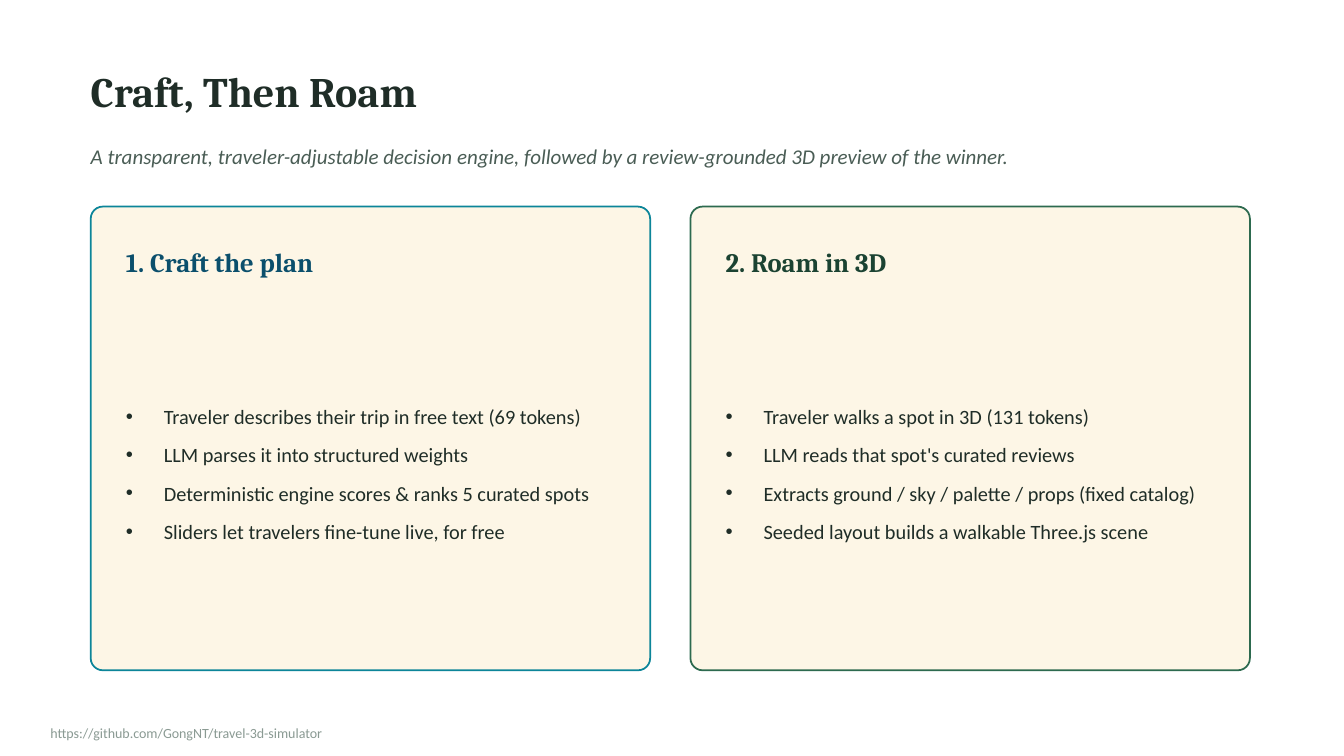
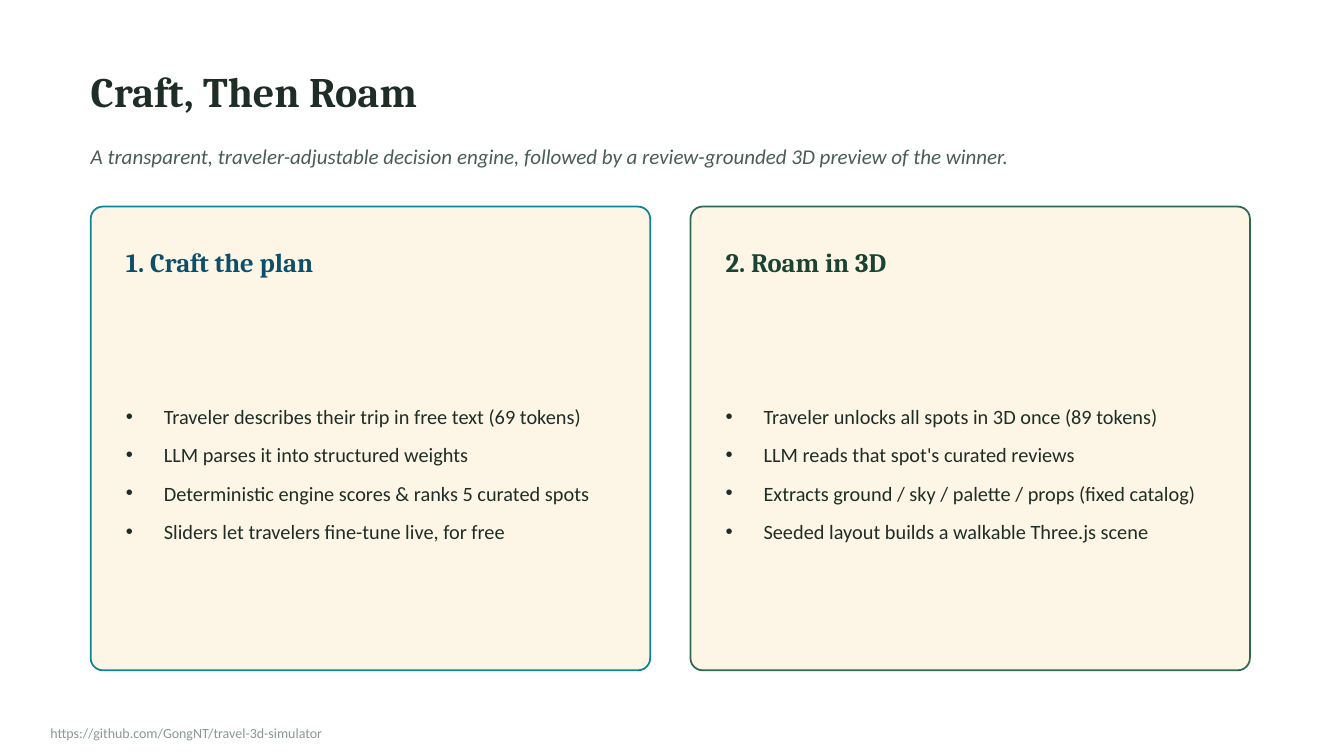
Before and after one commit to GongNT/travel-3d-simulator, a slide deck: slide 3 of report/Final_Presentation.pptx. Drawn at 1344x756 pixels with LibreOffice and Linux fonts; fonts in the diff are those of the drawing. Boxes give left, top, right and bottom in pixels: in the first picture for what was removed or moved away, otherwise in the second. Text is boxed around its words. In the diff, an @@ line names an element or a change of style, - is before the commit and + after.

```diff
--- a/report/Final_Presentation.pptx
+++ b/report/Final_Presentation.pptx
@@ text at [764,409,1157,428]: text changed @@
-• Traveler walks a spot in 3D (131 tokens)
+• Traveler unlocks all spots in 3D once (89 tokens)
```
Also in this commit, not shown: 3 other slides changed, 11 other files.
